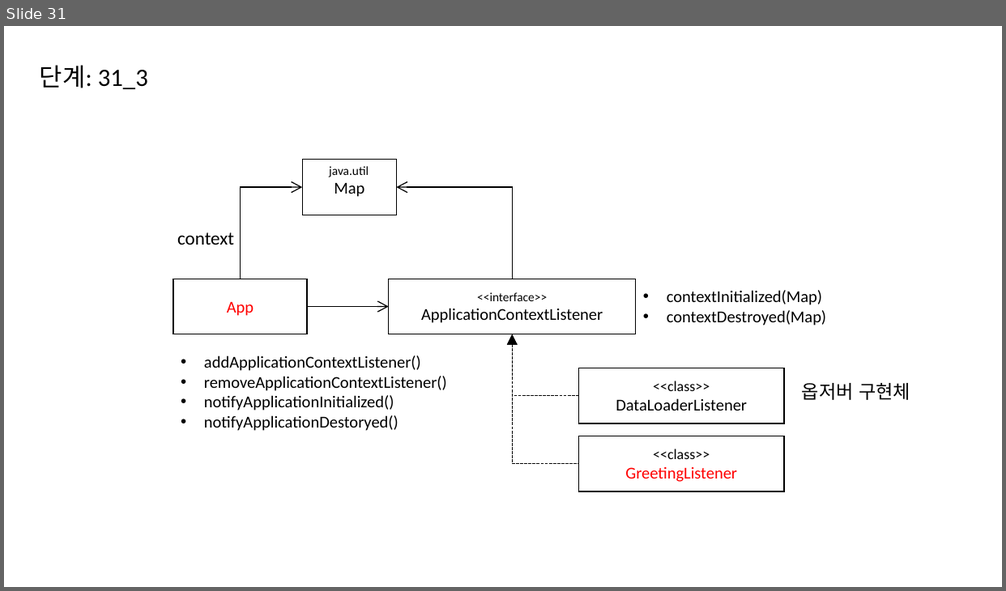
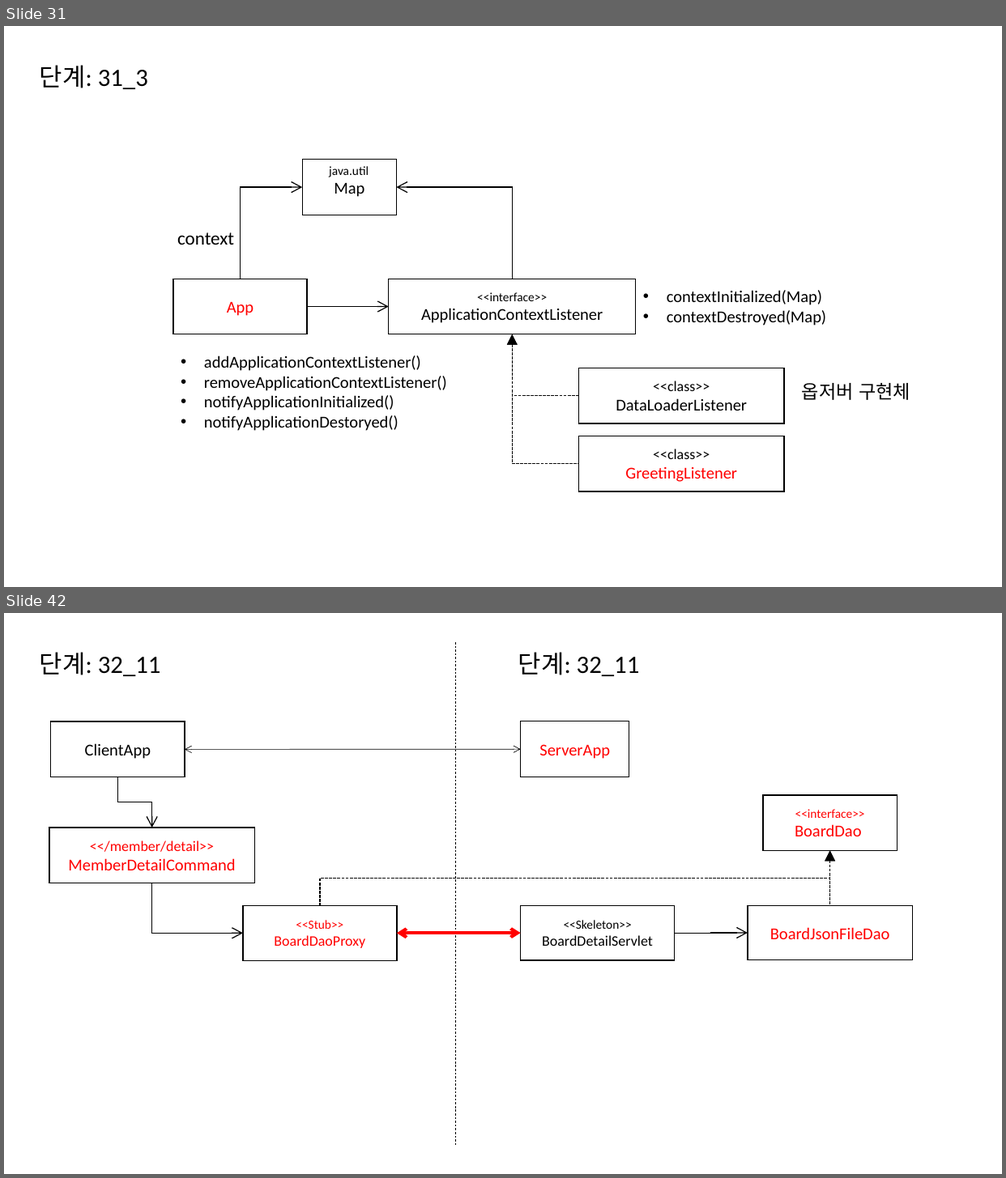
Before and after one commit to eomjinyoung/bitcamp-20191202, a slide deck: ClassDiagram.pptx. Shown one above the other, each under a label of ours: slide 31 before the commit, slides 31 and 42 after it; the slides between them are not shown. The pictures are 1006x591 and 1006x1178 pixels, drawn with LibreOffice and Linux fonts; fonts in the diff are those of the drawing. Boxes give left, top, right and bottom in pixels: in the first picture for what was removed or moved away, otherwise in the second. Text is boxed around its words. In the diff, an @@ line names an element or a change of style, - is before the commit and + after.

```diff
--- a/ClassDiagram.pptx
+++ b/ClassDiagram.pptx
@@ slide 42 added at box(4, 613, 1002, 1174), background #FFFFFF @@
@@ text added at box(40, 652, 161, 676), 24 pt, text #000000 @@
+단계: 32_11
@@ line added from (455, 642) to (455, 1145), #000000 0.5 pt dashed @@
@@ text added at box(518, 652, 640, 676), 24 pt, text #000000 @@
+단계: 32_11
@@ rectangle added at box(51, 722, 185, 777), outline #000000 1 pt, 16 pt, text #000000 @@
+ClientApp
@@ rectangle added at box(521, 722, 629, 777), outline #000000 1 pt, 16 pt, text #FF0000 @@
+ServerApp
@@ double arrow added from (185, 749) to (521, 749), #000000 0.5 pt @@
@@ elbow arrow added from (117, 777) to (152, 828), #000000 1 pt @@
@@ rectangle added at box(763, 795, 897, 850), outline #000000 1 pt, 12 pt, text #FF0000 @@
+<<interface>>
+BoardDao
@@ rectangle added at box(49, 828, 255, 884), fill #FFFFFF, outline #000000 1 pt, 16 pt, text #FF0000 @@
+<</member/detail>>
+MemberDetailCommand
@@ elbow arrow added from (320, 905) to (830, 851), #000000 1 pt dashed @@
@@ elbow arrow added from (830, 905) to (830, 851), #000000 1 pt dashed @@
@@ elbow arrow added from (152, 884) to (243, 934), #000000 1 pt @@
@@ rectangle added at box(243, 905, 397, 960), outline #000000 1 pt, 14 pt, text #FF0000 @@
+<<Stub>>
+BoardDaoProxy
@@ rectangle added at box(521, 905, 675, 960), outline #000000 1 pt, 14 pt, text #000000 @@
+<<Skeleton>>
+BoardDetailServlet
@@ rectangle added at box(748, 905, 912, 960), outline #000000 1 pt, 16 pt, text #FF0000 @@
+BoardJsonFileDao
@@ elbow double arrow added from (397, 934) to (521, 934), #FF0000 3 pt @@
@@ elbow arrow added from (675, 934) to (748, 934), #000000 1 pt @@
```
Also in this commit, not shown: 10 other slides added, 2 other files.
